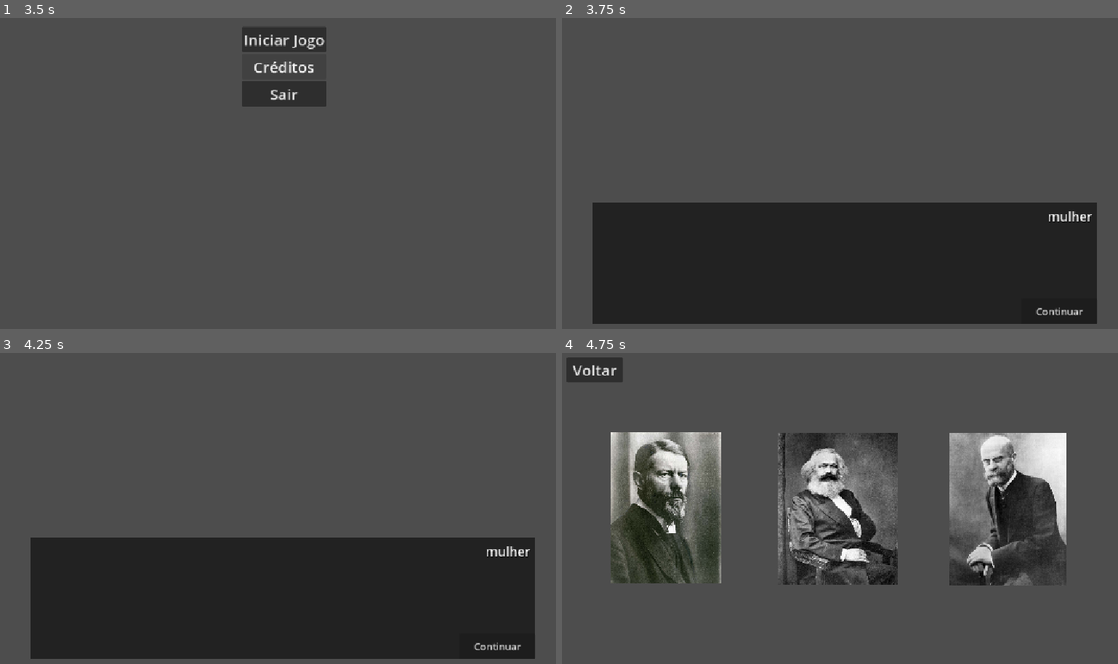
Above: before the commit, frames 1-4 (two rows, left to right).
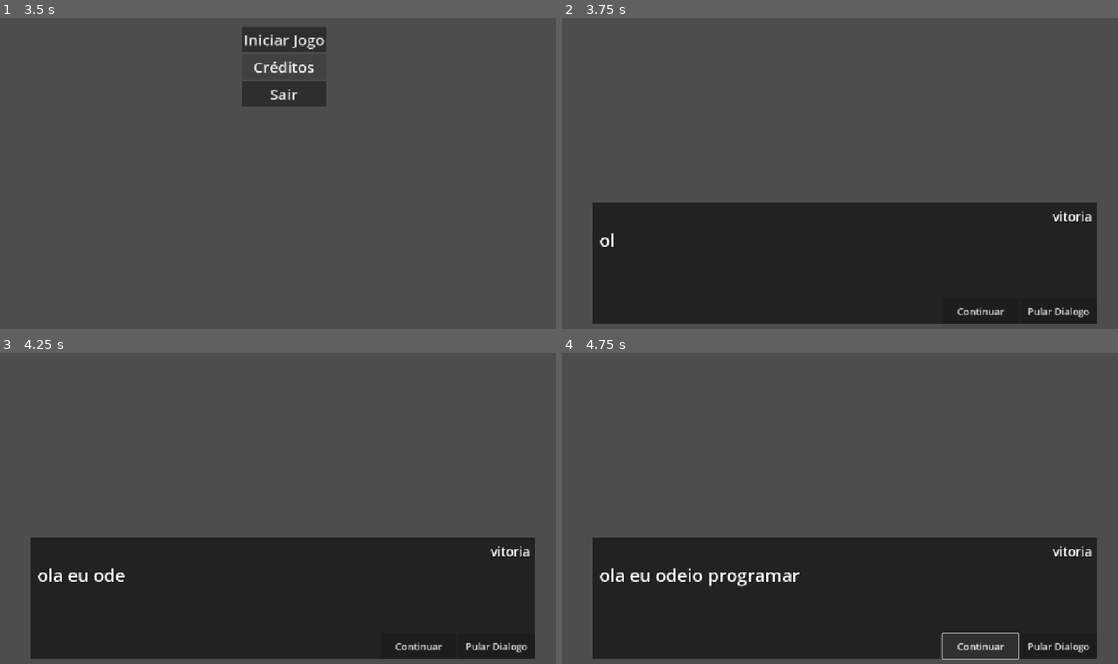
Above: after the commit, the same moments.

Repository: EvelynMotta/projeto-sociologia
Game: Godot game, scene res://scenes/Quiz.tscn
Same seed, same stepped clock (60 frames per second), same inputs: the game is played once before the commit and once after it.
Inputs:
- Up to frame 1 (3.5 s): click "Final do Século XIX e início …" at 0.5 s; click "pause" at 1.25 s; click "Menu Principal" at 2 s; click "Voltar" at 2.75 s
- Up to frame 2 (3.75 s): click "Iniciar Jogo" at 3.5 s
- Up to frame 3 (4.25 s): no input
- Up to frame 4 (4.75 s): click "Continuar" at 4.25 s

Frame 1 is identical in both runs. In frame 2, 0.5% of the frame differs, in the area x 6-96%, y 62-97%; in frame 3, 0.7%; in frame 4, 47%, in the area x 0-97%, y 1-99%.

Commit message:
dialogo

Diff:
--- a/scenes/dialog_screen.tscn
+++ b/scenes/dialog_screen.tscn
@@ -76,11 +76,23 @@
 anchor_top = 1.0
 anchor_right = 1.0
 anchor_bottom = 1.0
-offset_left = -150.0
+offset_left = -306.0
 offset_top = -50.0
+offset_right = -156.0
 grow_horizontal = 0
 grow_vertical = 0
 theme_override_font_sizes/font_size = 19
 text = "Continuar"
 
+[node name="Pular" type="Button" parent="."]
+layout_mode = 0
+offset_left = 849.0
+offset_top = 190.0
+offset_right = 999.0
+offset_bottom = 240.0
+theme_override_font_sizes/font_size = 19
+text = "Pular Dialogo
+"
+
 [connection signal="pressed" from="Conti" to="." method="_on_conti_pressend"]
+[connection signal="pressed" from="Pular" to="." method="_on_pular_pressed"]
--- a/scripts/controllers/dialog_screen.gd
+++ b/scripts/controllers/dialog_screen.gd
@@ -5,21 +5,25 @@
 var _chars_per_tick: int = 1
 var _id: int = 0
 var _typing: bool = false
-var data: Array = [] # Configurado para receber a Array perfeitamente
+var _can_click: bool = false
+var data: Array = []
+
 @export_category("objects")
 @export var _name: Label = null
 @export var _dialog: RichTextLabel = null
 
 func _ready() -> void:
-	pass
+	await get_tree().create_timer(0.1).timeout
+	_can_click = true
 
 func _on_conti_pressend() -> void:
-	# Se ainda está digitando, o clique acelera
-	if _typing and _dialog.visible_ratio < 1.0:
-		_chars_per_tick = 5
+	if not _can_click:
 		return
 
-	# Já terminou de aparecer: passa para a próxima fala
+	if _typing and _dialog.visible_characters < _dialog.get_total_character_count():
+		_chars_per_tick = 10
+		return
+
 	_chars_per_tick = 1
 	_id += 1
 
@@ -31,17 +35,23 @@
 func _initialize_dialog() -> void:
 	if _id >= data.size():
 		return
-	print("ID:", _id)
-	print("DATA:", data)
-	print("SIZE:", data.size())
 
 	_name.text = data[_id]["title"]
 	_dialog.text = data[_id]["dialog"]
-		# Reset essencial: sem isto, visible_characters = -1 (mostra tudo) e o while nunca roda
+
 	_dialog.visible_characters = 0
+	_typing = true
 
-	_typing = true
-	while _dialog.visible_ratio < 1.0:
+	await get_tree().process_frame
+	var _total_chars: int = _dialog.get_total_character_count()
+
+	while _dialog.visible_characters < _total_chars:
 		await get_tree().create_timer(_step).timeout
 		_dialog.visible_characters += _chars_per_tick
+
+	_dialog.visible_characters = _total_chars
 	_typing = false
+
+
+func _on_pular_pressed() -> void:
+	get_tree().change_scene_to_file("res://scenes/Menu_Principal.tscn")
--- a/scripts/controllers/falas.gd
+++ b/scripts/controllers/falas.gd
@@ -3,18 +3,17 @@
 
 const _DIALOG_SCREEN: PackedScene = preload("res://scenes/dialog_screen.tscn")
 
-# Aqui está a estrutura de Array corrigida! Note os colchetes [ ] abraçando as chaves { }
 var _dialog_data: Array = [
 	{
 		"dialog": "ola eu odeio programar",
 		"title": "vitoria"
 	},
 	{
-		"dialog": "ola eu odeio o futuro",
-		"title": "mais"
+		"dialog": "to com medo do futuro",
+		"title": "eu"
 	},
 	{
-		"dialog": "morro de medo dele",
+		"dialog": "morro de medo dele, não sei o que fazer com a minha vida",
 		"title": "vitoria"
 	}
 ]
@@ -22,9 +21,8 @@
 @export_category("objects")
 @export var _hud: CanvasLayer = null
 
-func _on_botao_iniciar_pressed() -> void:
-	var _new_dialog: DialogScreen = _DIALOG_SCREEN.instantiate()
+func _ready() -> void:
+	var _new_dialog = _DIALOG_SCREEN.instantiate()
 	_new_dialog.data = _dialog_data
 	_hud.add_child(_new_dialog)
-	# add_child já disparou _ready, então os @export estão prontos
 	_new_dialog._initialize_dialog()
--- a/scripts/controllers/title_screen.gd
+++ b/scripts/controllers/title_screen.gd
@@ -2,7 +2,7 @@
 
 
 func _on_button_start_pressed() -> void:
-	get_tree().change_scene_to_file("res://scenes/dialog_screen.tscn")
+	get_tree().change_scene_to_file("res://scenes/falas.tscn")
 
 
 func _on_button_credits_pressed() -> void:
